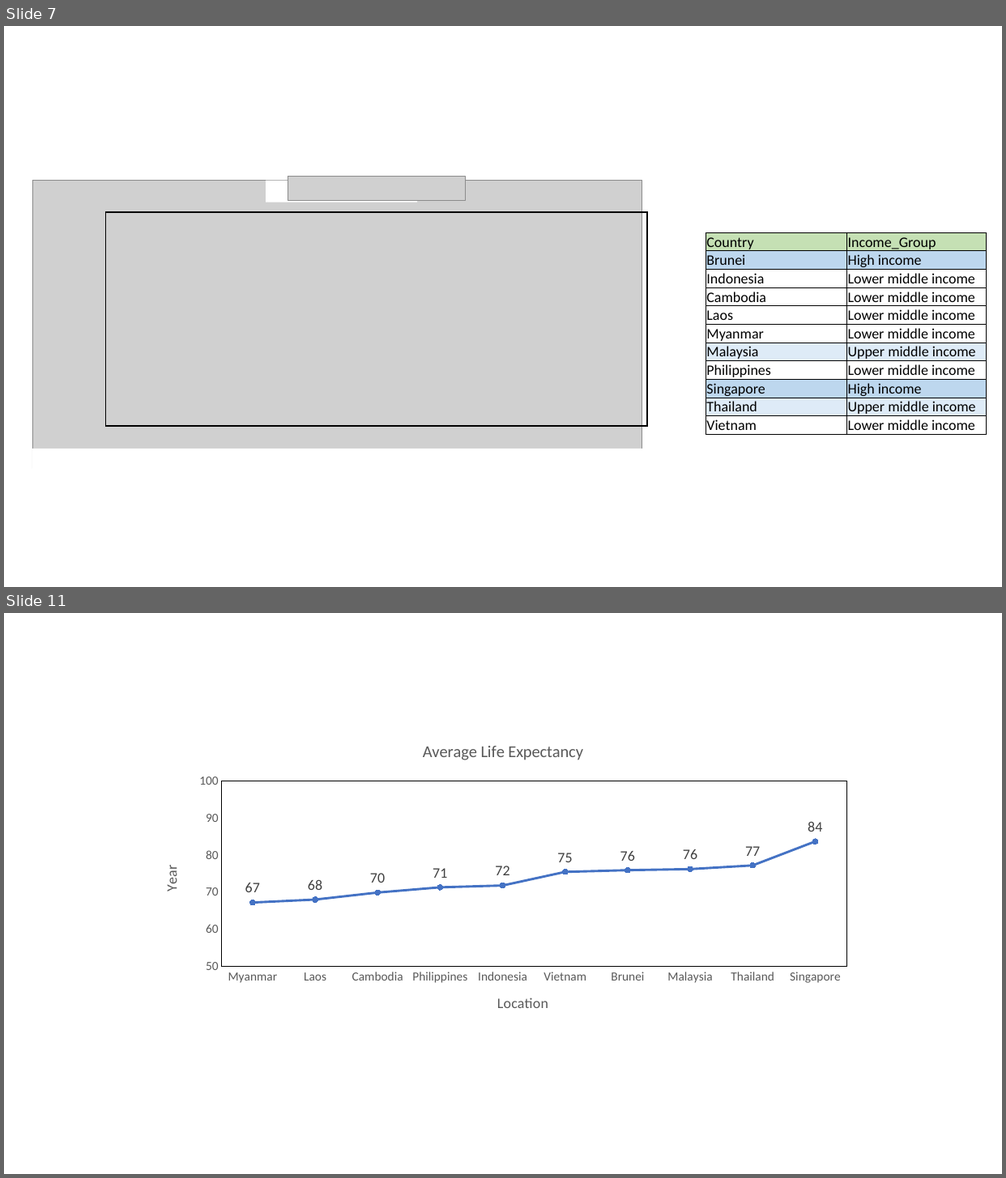
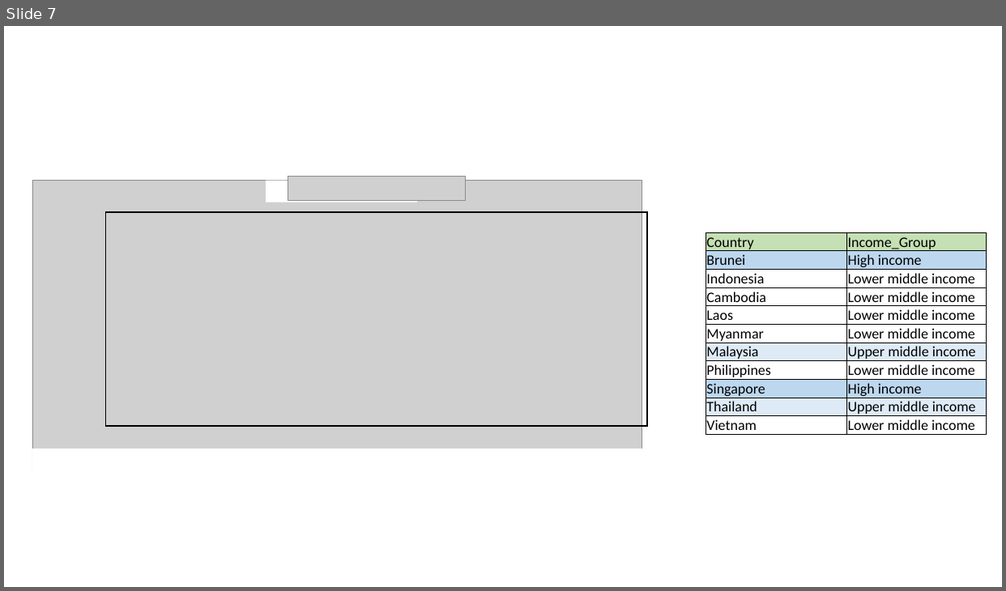
Before and after one commit to HadiSyahputraa/World-WIde-COVID, a slide deck: Final_Report.pptx. Shown one above the other, each under a label of ours: slides 7 and 11 before the commit, slide 7 after it; the slides between them are not shown. The pictures are 1006x1178 and 1006x591 pixels, drawn with LibreOffice and Linux fonts; fonts in the diff are those of the drawing; grey boxes stand for pictures. Boxes give left, top, right and bottom in pixels: in the first picture for what was removed or moved away, otherwise in the second. Text is boxed around its words. In the diff, an @@ line names an element or a change of style, - is before the commit and + after.

```diff
--- a/Final_Report.pptx
+++ b/Final_Report.pptx
@@ slide 11 removed at (x1=4, y1=613, x2=1002, y2=1174), background #FFFFFF @@
@@ line chart removed at (x1=146, y1=727, x2=861, y2=1029) @@
-title "Average Life Expectancy "
-categories: Myanmar, Laos, Cambodia, Philippines, Indonesia, Vietnam, Brunei, Malaysia, Thailand, Singapore
-Series 1: 67, 68, 70, 71, 72, 75, 76, 76, 77, 84
```
Also in this commit, not shown: 6 slides changed, 4 slides added, 3 other slides removed, 4 other files.
